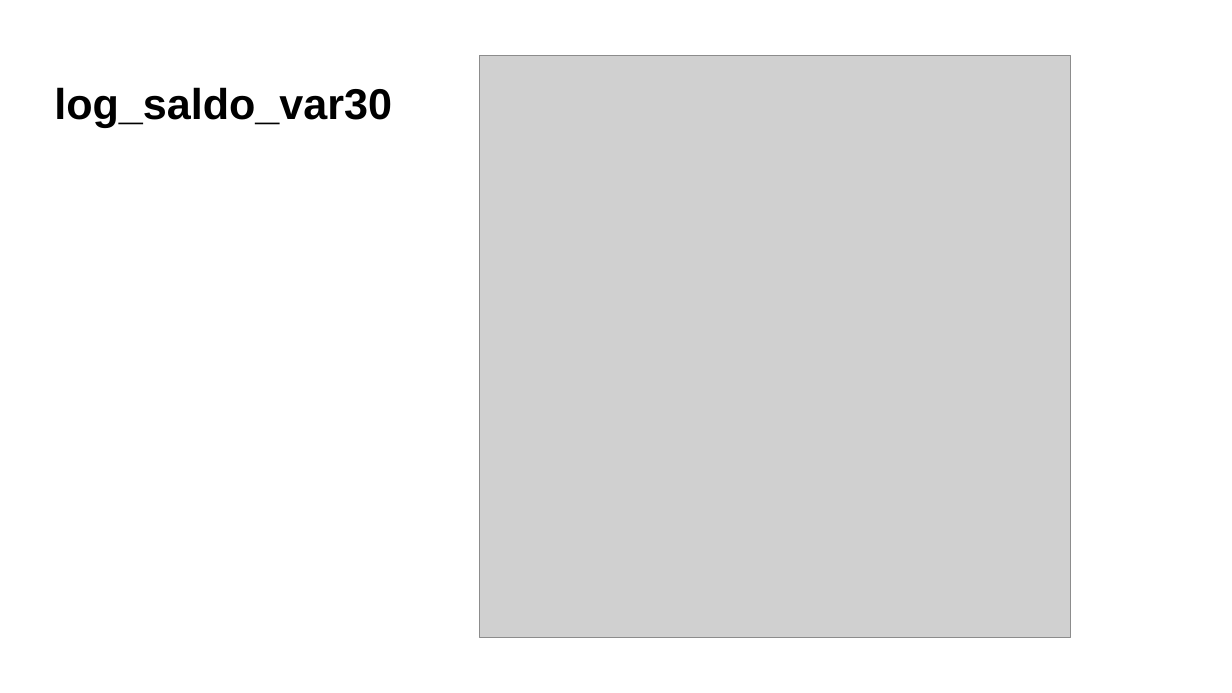
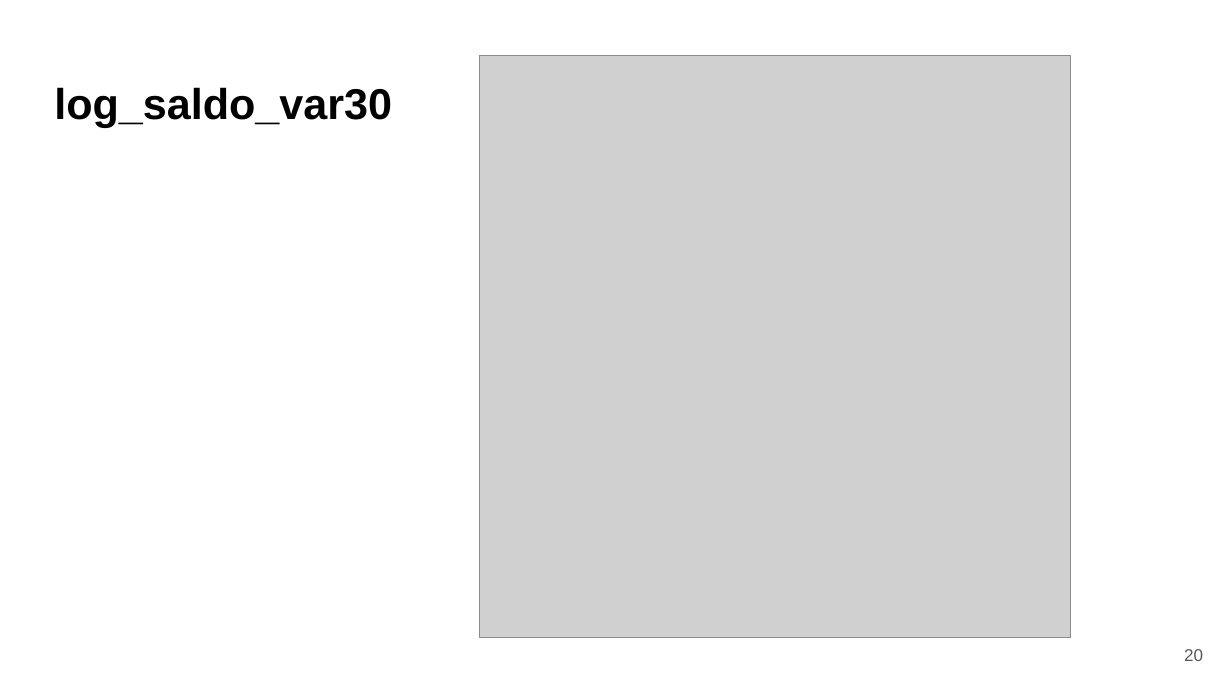
Before and after one commit to 1112-nccu-datascience/final-project-group1, a slide deck: slide 20 of docs/1112_DS-FP_group1.pptx. Drawn at 1232x693 pixels with LibreOffice and Linux fonts; fonts in the diff are those of the drawing; grey boxes stand for pictures. Boxes give left, top, right and bottom in pixels: in the first picture for what was removed or moved away, otherwise in the second. Text is boxed around its words. In the diff, an @@ line names an element or a change of style, - is before the commit and + after.

```diff
--- a/docs/1112_DS-FP_group1.pptx
+++ b/docs/1112_DS-FP_group1.pptx
@@ page number added at [1184,649,1203,661], 10 pt, text #595959 @@
+20
```
Also in this commit, not shown: 19 other slides changed, 17 slides added, 7 slides removed.
